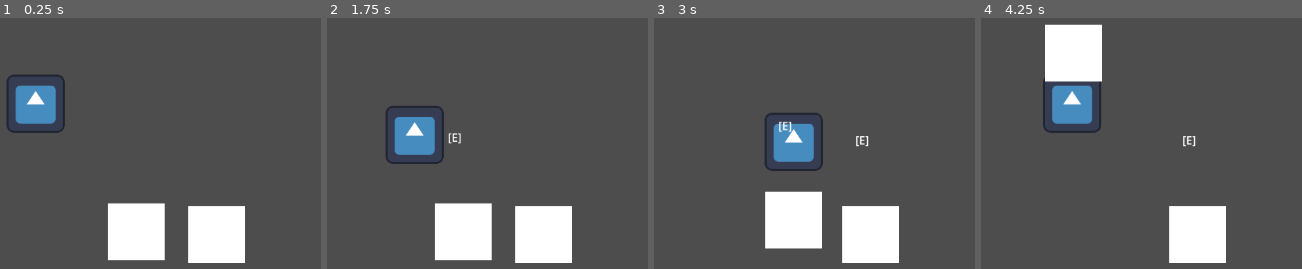
Above: before the commit, frames 1-4 (left to right).
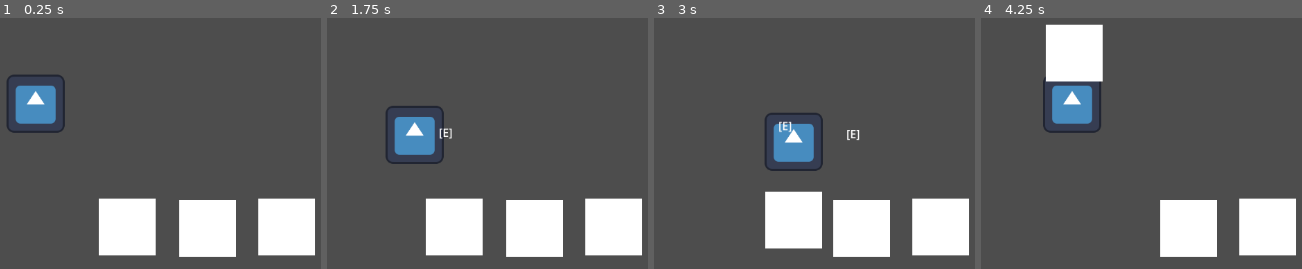
Above: after the commit, the same moments.

Repository: madsonmms/item-module
Game: Godot game, scene res://playground.tscn
Same seed, same stepped clock (60 frames per second), same inputs: the game is played once before the commit and once after it. The engine's default icon, where the game draws it, is replaced by a stand-in: a white triangle on a blue panel in a dark square.
Inputs:
- Up to frame 1 (0.25 s): no input
- Up to frame 2 (1.75 s): tap Enter at 0.5 s; hold Right (right) 0.53-1.28 s; hold E (interact) 0.53-1.28 s; hold Down (down) from 1.28 s (still down); tap E (interact) at 1.35 s
- Up to frame 3 (3 s): release Down (down) at 2.03 s; hold Right (right) 2.03-2.78 s; hold E (interact) 2.03-2.78 s; hold Up (up) from 2.78 s (still down); tap E (interact) at 2.85 s
- Up to frame 4 (4.25 s): release Up (up) at 3.53 s; hold Left (left) from 3.53 s (still down); hold E (interact) from 3.53 s (still down)

The runs differ from the first frame. In frame 1, 8.2% of the frame differs, in the area x 30-99%, y 71-98%; in frame 2, 8.4%, in the area x 30-99%, y 43-98%; in frame 3, 6.3%; in frame 4, 6.4%.

Commit message:
Fix: fixed visual feedback on item exit from detection area

Diff:
--- a/Components/interact_detector.gd
+++ b/Components/interact_detector.gd
@@ -7,6 +7,7 @@
 var current_detector: Node
 
 # Found interactables
+var detected_interactables: Array[Interactable] = []
 var available_body: Interactable = null
 
 func _ready() -> void:
@@ -71,20 +72,35 @@
 
 #-- DETECTION :: START --#
 func _on_area_body_entered(body: Node) -> void:
-	var body_detected = body as Interactable
+	print_debug("item found")
+	var interactable = body as Interactable
 
-	available_body = body_detected
+	if not interactable or not interactable.interaction_active:
+		return
 
-	available_body.notify_detection_start(self)
+	if not available_body:
+		available_body = interactable
+
+	detected_interactables.append(interactable)
+
+	for detected in detected_interactables:
+		detected.notify_detection_start(self)
 
 
 func _on_area_body_exited(body: Node) -> void:
 
-	var body_detected = body as Interactable
+	var interactable = body as Interactable
 
-	if body_detected and body_detected == available_body:
+	detected_interactables.erase(interactable)
+
+	if interactable:
+		interactable.notify_detection_end(self)
+
+	if interactable and detected_interactables == []:
 		available_body.notify_detection_end(self)
 		available_body = null
+
+	print_debug(available_body)
 
 	pass
 
@@ -109,11 +125,15 @@
 				min_dist = dist
 				nearest_body = interactable
 
+
 	return nearest_body
 
 
 func _clear_available_body() -> void:
-	if available_body:
-		available_body.notify_detection_end(self)
-	available_body = null
+	for interactable in detected_interactables:
+		interactable.notify_detection_end(self)
+
+	detected_interactables.clear()
+	interactable_lost.emit()
+
 #-- DETECTION :: END --#
--- a/Itens/Caixa/caixa.gd
+++ b/Itens/Caixa/caixa.gd
@@ -11,6 +11,7 @@
 func _ready() -> void:
 
 	detection_start.connect(_on_detection_started)
+	detection_end.connect(_on_detection_end)
 
 	_update_visual_state()
 
@@ -19,6 +20,10 @@
 	if interaction_label:
 		interaction_label.text = "[E]"
 		interaction_label.visible = true
+
+func _on_detection_end(_detector: Node) -> void:
+		print_debug("[Caixa] detection ended")
+		_hide_detection_feedback()
 
 func _on_interaction_started(_interactor: CharacterBody2D) -> void:
 	active = not active
--- a/Itens/interactable.gd
+++ b/Itens/interactable.gd
@@ -30,7 +30,7 @@
 	_show_detection_feedback(detector)
 
 func notify_detection_end(detector: Node) -> void:
-	if not is_being_detected or current_detector != detector:
+	if not is_being_detected:
 		return
 
 	is_being_detected = false
--- a/Itens/interaction_area.gd
+++ /dev/null
@@ -1,48 +0,0 @@
-class_name InteractionArea
-extends Area2D
-
-@export_group("Interaction Configuration")
-@export var interaction_label: Label # For debug and stuff
-
-@onready var parent = get_parent()
-
-func _ready() -> void:
-
-	area_entered.connect(_on_area_entered)
-	area_exited.connect(_on_area_exited)
-
-	pass
-
-func _on_area_entered(interaction_component: Node) -> void:
-
-	var body = interaction_component.get_parent()
-
-	if body.is_in_group("Player") and parent.is_interactable:
-		if interaction_label:
-			_show_interaction_label()
-	pass
-
-func _on_area_exited(interaction_component: Node) -> void:
-	var body = interaction_component.get_parent()
-	if body.is_in_group("Player") and parent.is_interactable:
-		_hide_interaction_label()
-	pass
-
-func _show_interaction_label() -> void:
-
-	if interaction_label:
-		interaction_label.visible = true
-
-		var tween = create_tween()
-		tween.tween_property(interaction_label, "scale", Vector2(1,1), 0.2)\
-		.from(Vector2(0.5,0.5))
-
-func _hide_interaction_label() -> void:
-	if interaction_label:
-		interaction_label.visible = false
-
-func _disable_physics() -> void:
-	pass
-
-func _enable_physics() -> void:
-	pass
--- a/player.tscn
+++ b/player.tscn
@@ -22,6 +22,7 @@
 shape = SubResource("RectangleShape2D_i3pqv")
 
 [node name="InteractComponent2D" parent="." node_paths=PackedStringArray("carry_point", "detector") instance=ExtResource("3_kne1u")]
+position = Vector2(1, 0)
 carry_point = NodePath("CarryPoint")
 detector = NodePath("Area2D")
 
@@ -29,7 +30,7 @@
 position = Vector2(0, -73)
 
 [node name="RayCast2D" type="RayCast2D" parent="InteractComponent2D"]
-visible = false
+target_position = Vector2(0, 88)
 collision_mask = 4
 
 [node name="Area2D" type="Area2D" parent="InteractComponent2D"]
--- a/playground.tscn
+++ b/playground.tscn
@@ -9,11 +9,17 @@
 position = Vector2(396, 203)
 collision_mask = 12
 
+[node name="Caixa3" parent="." groups=["Interactables"] instance=ExtResource("2_wt17y")]
+position = Vector2(758, 381)
+collision_layer = 4
+interactable_type = 0
+
 [node name="Caixa2" parent="." groups=["Interactables"] instance=ExtResource("2_wt17y")]
-position = Vector2(657, 392)
+position = Vector2(644, 383)
 collision_layer = 4
+interactable_type = 0
 
 [node name="Caixa" parent="." groups=["Interactables"] instance=ExtResource("2_wt17y")]
-position = Vector2(541, 388)
+position = Vector2(528, 381)
 collision_layer = 4
 interactable_type = 0
Not shown, removed: Itens/interaction_area.gd.uid
